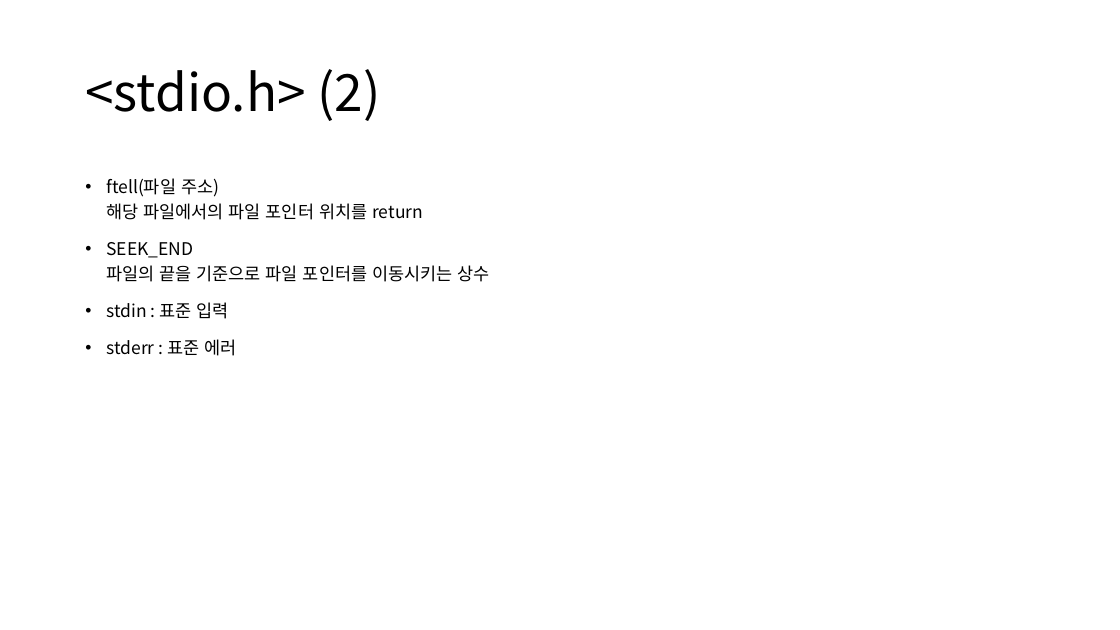
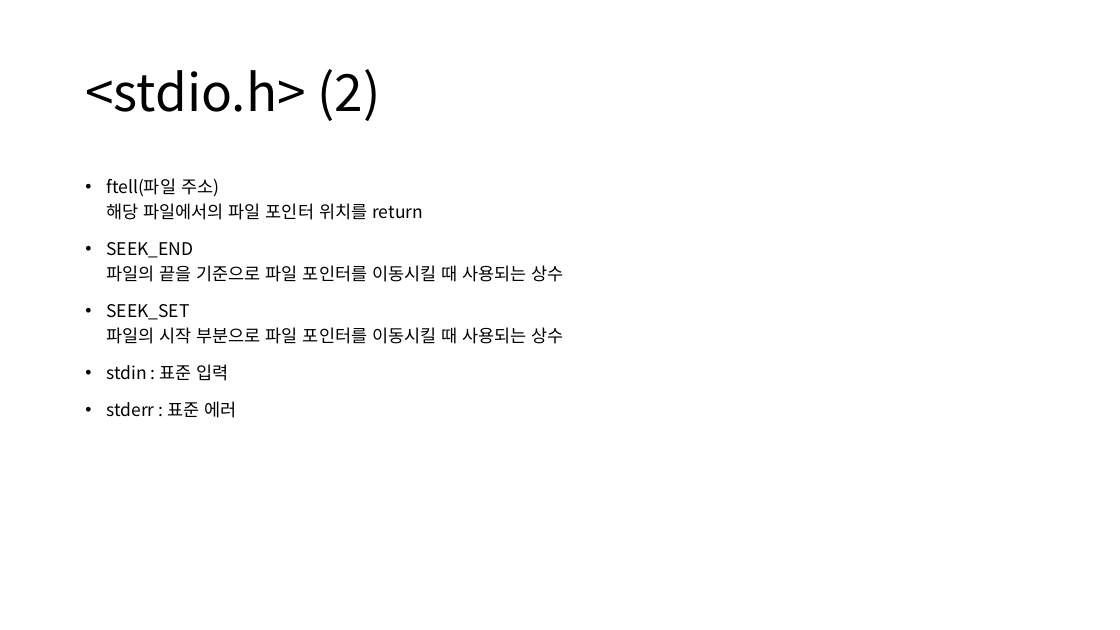
Before and after one commit to alscjf1329/SysP_3-1, a slide deck: slide 4 of Sys_final/SysP 기말.pptx. Drawn at 1120x630 pixels with LibreOffice and Linux fonts; fonts in the diff are those of the drawing. Boxes give left, top, right and bottom in pixels: in the first picture for what was removed or moved away, otherwise in the second. Text is boxed around its words. In the diff, an @@ line names an element or a change of style, - is before the commit and + after.

```diff
--- a/Sys_final/SysP 기말.pptx
+++ b/Sys_final/SysP 기말.pptx
@@ text at (106, 242, 564, 344): text changed @@
-• SEEK_END
-  파일의 끝을 기준으로 파일 포인터를 이동시키는 상수
+• SEEK_END
+  파일의 끝을 기준으로 파일 포인터를 이동시킬 때 사용되는 상수
+• SEEK_SET
+  파일의 시작 부분으로 파일 포인터를 이동시킬 때 사용되는 상수
```
Also in this commit, not shown: 2 other slides changed, 21 slides added, 6 other files.
